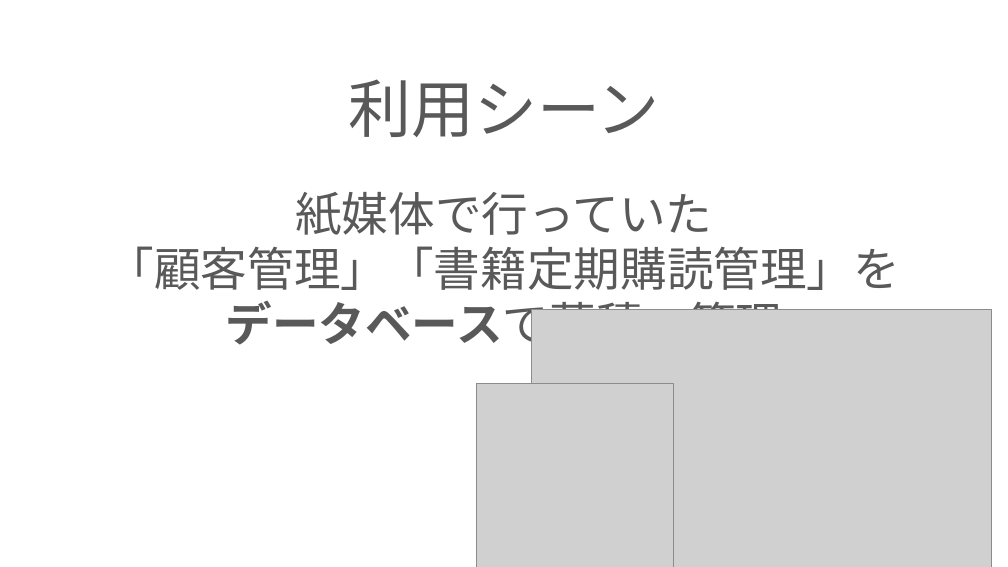
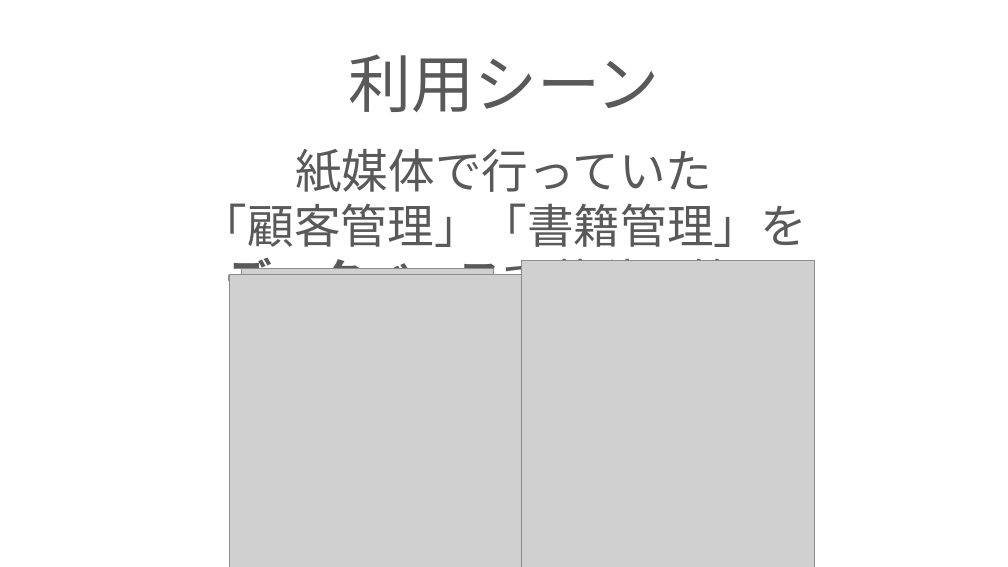
Before and after one commit to ivy239007/PG-, a slide deck: slide 3 of プレゼン資料.pptx. Drawn at 1008x567 pixels with LibreOffice and Linux fonts; fonts in the diff are those of the drawing; grey boxes stand for pictures; background and template pictures are left out. Boxes give left, top, right and bottom in pixels: in the first picture for what was removed or moved away, otherwise in the second. Text is boxed around its words. In the diff, an @@ line names an element or a change of style, - is before the commit and + after.

```diff
--- a/プレゼン資料.pptx
+++ b/プレゼン資料.pptx
@@ title "利用シーン": place and size @@
-title "利用シーン" at <box>348,79,660,137</box>
+title "利用シーン" at <box>348,54,660,112</box>
@@ subtitle "紙媒体で行っていた": place and size @@
-subtitle "紙媒体で行っていた" at <box>108,192,900,353</box>
+subtitle "紙媒体で行っていた" at <box>201,149,807,310</box>
@@ subtitle at <box>201,203,807,247</box>: text changed @@
-「顧客管理」「書籍定期購読管理」を
+「顧客管理」「書籍管理」を
@@ picture: place and size @@
-picture at <box>532,309,992,567</box>
+picture at <box>241,269,493,567</box>
@@ picture added at <box>522,260,814,567</box> @@
@@ picture: place and size @@
-picture at <box>476,384,673,567</box>
+picture at <box>229,274,522,567</box>
```
Also in this commit, not shown: 3 other slides changed, 1 slide added, 1 slide removed.
